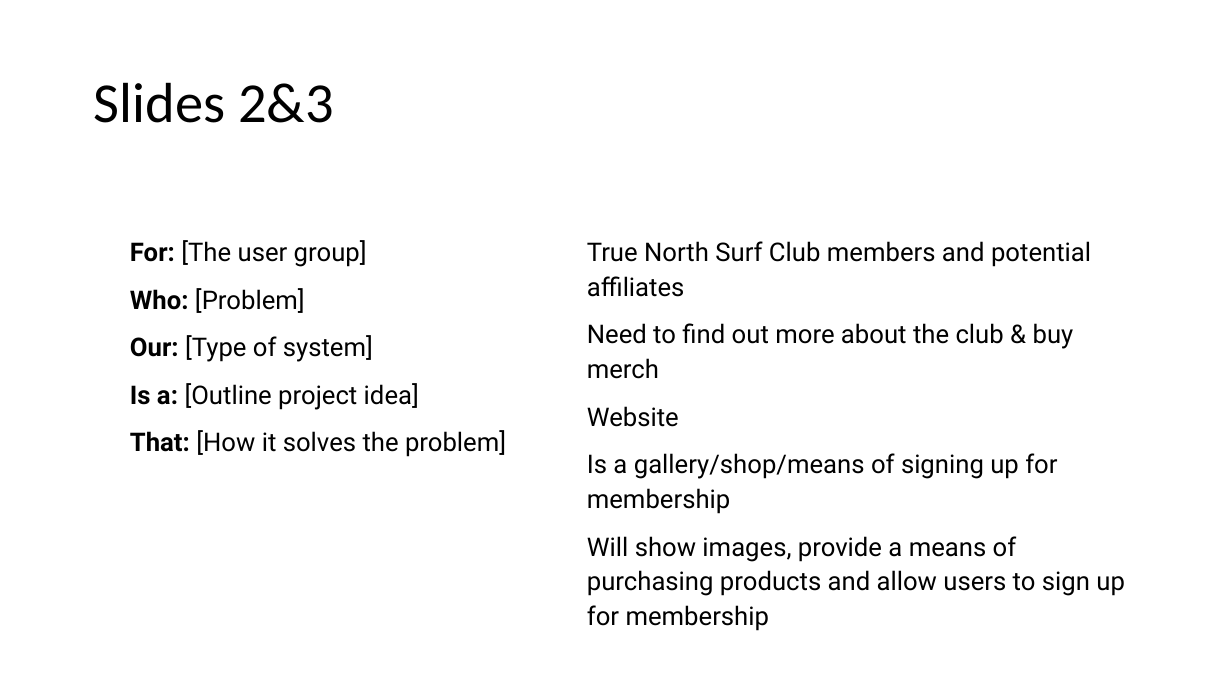
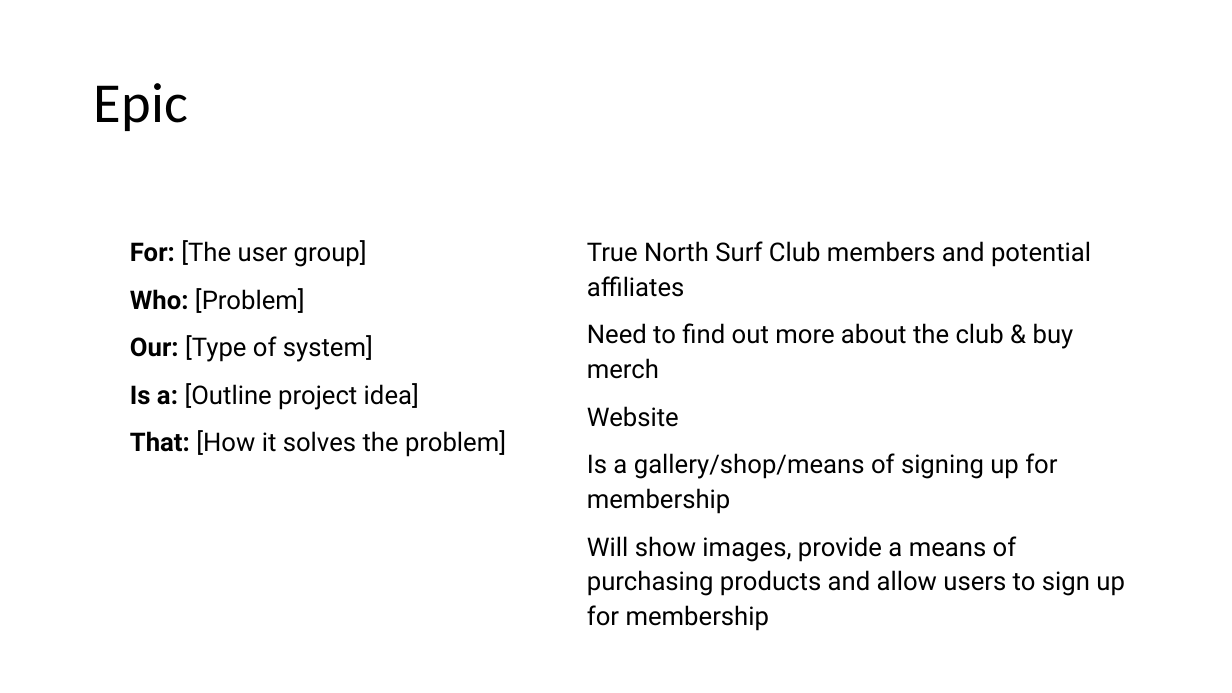
Before and after one commit to benkelly2/KV6002, a slide deck: slide 3 of KV6002_21 TOR Presentation.pptx. Drawn at 1232x693 pixels with LibreOffice and Linux fonts; fonts in the diff are those of the drawing. Boxes give left, top, right and bottom in pixels: in the first picture for what was removed or moved away, otherwise in the second. Text is boxed around its words. In the diff, an @@ line names an element or a change of style, - is before the commit and + after.

```diff
--- a/KV6002_21 TOR Presentation.pptx
+++ b/KV6002_21 TOR Presentation.pptx
@@ title at box(94, 83, 188, 131): text changed @@
-Slides 2&3
+Epic
```
Also in this commit, not shown: 2 other slides changed, 2 slides added, 1 slide removed.
